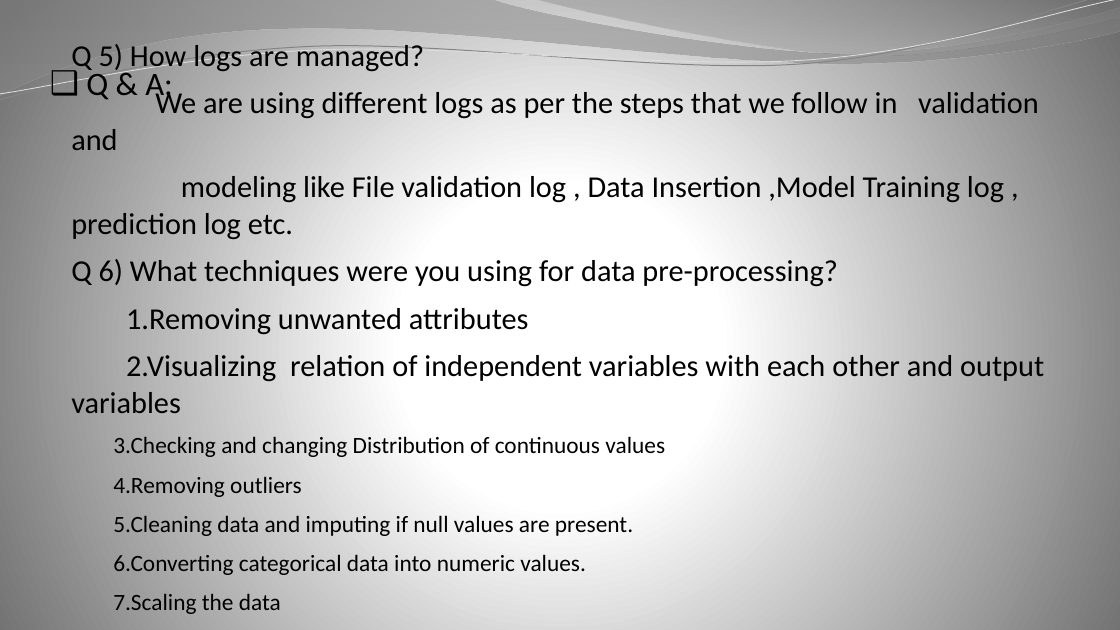
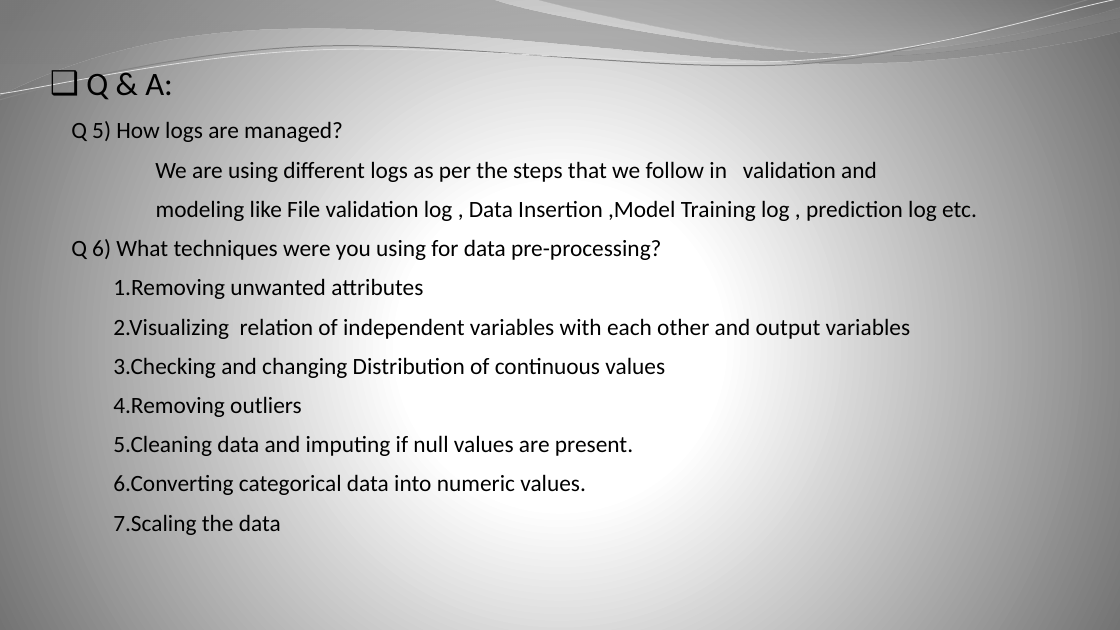
Before and after one commit to anktd23/ins-prem-prediction, a slide deck: slide 14 of documents/DPR-ins-prem-pred.pptx (slide 13 before the commit). Drawn at 1120x630 pixels with LibreOffice and Linux fonts; fonts in the diff are those of the drawing. Boxes give left, top, right and bottom in pixels: in the first picture for what was removed or moved away, otherwise in the second. Text is boxed around its words. In the diff, an @@ line names an element or a change of style, - is before the commit and + after.

```diff
--- a/documents/DPR-ins-prem-pred.pptx
+++ b/documents/DPR-ins-prem-pred.pptx
@@ text at (71, 121, 977, 339): size 26 to 20 pt in "Q 5) How logs are managed?", "We are using different logs as per ...", "modeling like File validation log , Data ...", "Q 6) What techniques were you using ..." and 2 more places @@
```
Also in this commit, not shown: 8 other slides changed, 1 slide added, 3 other files.
